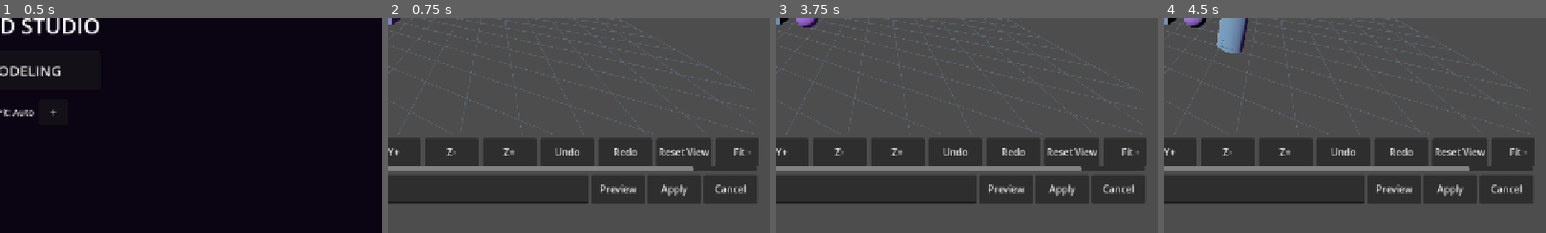
Above: before the commit, frames 1-4 (left to right).
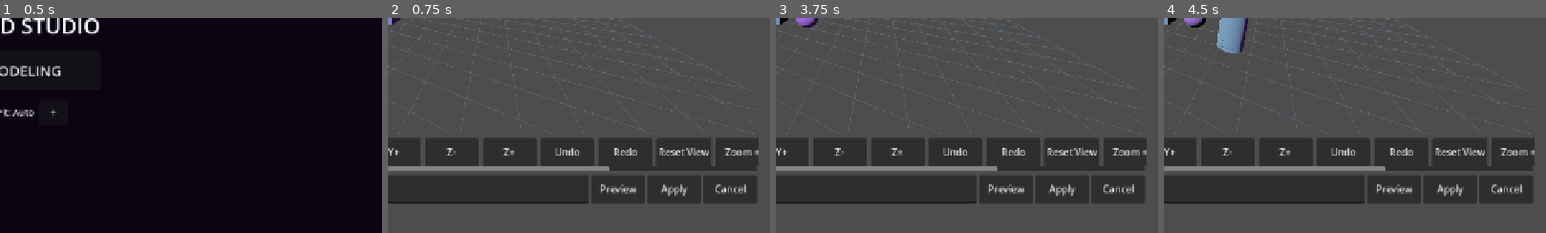
Above: after the commit, the same moments.

Repository: demetrecerrone-star/dabsky_3d
Game: Godot game, scene res://main.tscn
The game is run twice, just before and just after one commit, with the same random seed, the same clock (stepped at 60 frames per second) and the same inputs. Video files are missing from this copy of the repository; at most half a second of black plays in their place.
Inputs:
- Up to frame 1 (0.5 s): no input
- Up to frame 2 (0.75 s): click "START MODELING" at 0.5 s
- Up to frame 3 (3.75 s): click "Menu" at 1.25 s; click "START MODELING" at 2 s; click "+ Cube" at 2.75 s; click "+ Sphere" at 3.5 s
- Up to frame 4 (4.5 s): click "+ Cylinder" at 4.25 s
The pictures show only the part of the screen within x 50-100%, y 50-100%; the shares and areas given below are measured in that part.

Frame 1 is identical in both runs. In frame 2, 0.7% of the frame differs, in the area x 57-97%, y 60-72%; in frame 3, 0.7%; in frame 4, 0.7%.

Commit message:
Dabsky 3D v0.6.1: multi-touch pinch camera zoom, touch regression tests and Android emulator CI

Diff:
--- a/project.godot
+++ b/project.godot
@@ -2,7 +2,7 @@
 
 [application]
 config/name="Dabsky 3D Studio"
-config/version="0.6.0"
+config/version="0.6.1"
 run/main_scene="res://main.tscn"
 config/features=PackedStringArray("4.4", "GL Compatibility")
 
--- a/scripts/main.gd
+++ b/scripts/main.gd
@@ -68,6 +68,14 @@
 var menu_video: VideoStreamPlayer
 var dragging := false
 var last_touch := Vector2.ZERO
+var active_touches: Dictionary = {}
+var pinch_previous_distance := 0.0
+var pinch_active := false
+var pinch_tap_blocked := false
+const CAMERA_MIN_DISTANCE := 0.65
+const CAMERA_MAX_DISTANCE := 80.0
+const PINCH_MIN_SPACING := 12.0
+const PINCH_ZOOM_SPEED := 1.0
 
 func _ready() -> void:
 	get_viewport().gui_embed_subwindows = true
@@ -156,6 +164,8 @@
 	_add_button(editbar, "Undo", _undo)
 	_add_button(editbar, "Redo", _redo)
 	_add_button(editbar, "Reset View", _reset_view)
+	_add_button(editbar, "Zoom +", func(): _zoom_by_ratio(0.8))
+	_add_button(editbar, "Zoom -", func(): _zoom_by_ratio(1.25))
 	_add_button(editbar, "Fit -", func(): _adjust_screen_fit(-SCREEN_FIT_STEP))
 	_add_button(editbar, "Fit +", func(): _adjust_screen_fit(SCREEN_FIT_STEP))
 	var meshbar := HBoxContainer.new()
@@ -182,7 +192,7 @@
 	_add_button(command_row, "Apply", _apply)
 	_add_button(command_row, "Cancel", _cancel)
 	status = Label.new()
-	status.text = "Tap an object to select. Drag to orbit. Choose Move / Rotate / Scale and tap an axis."
+	status.text = "Tap to select • one finger to orbit • pinch with two fingers to zoom • Zoom +/- also available."
 	status.add_theme_font_size_override("font_size", 16)
 	status.autowrap_mode = TextServer.AUTOWRAP_WORD_SMART
 	status.max_lines_visible = 2
@@ -1043,55 +1053,138 @@
 	camera.look_at(Vector3.ZERO)
 
 func _reset_view() -> void:
+	_clear_touch_gesture()
 	orbit_yaw = 0.55
 	orbit_pitch = 0.35
 	orbit_distance = 8.0
 	_update_camera()
 
+func _zoom_by_ratio(ratio: float) -> void:
+	# Camera moves toward its orbit target; model transforms remain untouched.
+	if not is_finite(ratio) or ratio <= 0.0:
+		return
+	orbit_distance = clampf(orbit_distance * ratio, CAMERA_MIN_DISTANCE, CAMERA_MAX_DISTANCE)
+	_update_camera()
+
+func _clear_touch_gesture() -> void:
+	active_touches.clear()
+	pinch_previous_distance = 0.0
+	pinch_active = false
+	pinch_tap_blocked = false
+	dragging = false
+
+func _pinch_distance() -> float:
+	if active_touches.size() < 2:
+		return 0.0
+	var pointers: Array = active_touches.keys()
+	return (active_touches[pointers[0]] as Vector2).distance_to(active_touches[pointers[1]] as Vector2)
+
+func _handle_touch_pressed(index: int, position: Vector2) -> void:
+	if not viewport_container.get_global_rect().has_point(position):
+		return
+	active_touches[index] = position
+	if active_touches.size() == 1 and not pinch_tap_blocked:
+		editing_tap = position
+		last_touch = position
+		pointer_moved = false
+		dragging = true
+	elif active_touches.size() >= 2:
+		# Both fingers inside the viewport. Suppress both orbit and tap selection
+		# until a subsequent entirely new single-finger gesture begins.
+		pinch_active = true
+		pinch_tap_blocked = true
+		pointer_moved = true
+		dragging = false
+		pinch_previous_distance = _pinch_distance()
+
+func _handle_touch_dragged(index: int, position: Vector2) -> void:
+	if not active_touches.has(index):
+		return
+	active_touches[index] = position
+	if active_touches.size() >= 2:
+		var spacing := _pinch_distance()
+		if not pinch_active:
+			pinch_active = true
+			pinch_previous_distance = spacing
+			pinch_tap_blocked = true
+			pointer_moved = true
+		elif spacing >= PINCH_MIN_SPACING and pinch_previous_distance >= PINCH_MIN_SPACING:
+			# Distance ratio is resolution-independent and independent of frame rate.
+			# When fingers spread, camera approaches the target.
+			_zoom_by_ratio(pow(pinch_previous_distance / spacing, PINCH_ZOOM_SPEED))
+		pinch_previous_distance = spacing
+		return
+	if not dragging:
+		# Allow the remaining finger to orbit after a pinch without selecting.
+		dragging = true
+		editing_tap = position
+		last_touch = position
+		pointer_moved = true
+	if position.distance_to(editing_tap) > 12.0:
+		pointer_moved = true
+	if pointer_moved:
+		var delta: Vector2 = position - last_touch
+		orbit_yaw -= delta.x * 0.008
+		orbit_pitch = clampf(orbit_pitch + delta.y * 0.008, -1.25, 1.25)
+		_update_camera()
+	last_touch = position
+
+func _handle_touch_released(index: int, position: Vector2) -> void:
+	if not active_touches.has(index):
+		return
+	var select_on_release := active_touches.size() == 1 and dragging and not pointer_moved and not pinch_tap_blocked
+	active_touches.erase(index)
+	if active_touches.size() == 1:
+		# Keep the remaining finger usable, but never pick on its eventual release.
+		var pointer: int = int(active_touches.keys()[0])
+		last_touch = active_touches[pointer]
+		editing_tap = last_touch
+		dragging = true
+		pointer_moved = true
+		pinch_active = false
+		pinch_previous_distance = 0.0
+	elif active_touches.is_empty():
+		_clear_touch_gesture()
+	if select_on_release:
+		_pick_object(position)
+
 func _input(event: InputEvent) -> void:
 	if workspace_layer == null or not workspace_layer.visible:
-		dragging = false
+		_clear_touch_gesture()
 		return
 	if event is InputEventScreenTouch:
 		if event.pressed:
-			dragging = viewport_container.get_global_rect().has_point(event.position)
-			editing_tap = event.position
-			pointer_moved = false
+			_handle_touch_pressed(event.index, event.position)
 		else:
-			if dragging and not pointer_moved:
-				_pick_object(event.position)
-			dragging = false
-		last_touch = event.position
-	elif event is InputEventScreenDrag and dragging:
+			_handle_touch_released(event.index, event.position)
+	elif event is InputEventScreenDrag:
+		_handle_touch_dragged(event.index, event.position)
+	elif event is InputEventMouseButton:
+		# Ignore mouse events synthesized by ongoing touchscreen gestures.
+		if not active_touches.is_empty():
+			return
+		if event.button_index == MOUSE_BUTTON_LEFT:
+			if event.pressed:
+				dragging = viewport_container.get_global_rect().has_point(event.position)
+				editing_tap = event.position
+				last_touch = event.position
+				pointer_moved = false
+			else:
+				if dragging and not pointer_moved:
+					_pick_object(event.position)
+				dragging = false
+		elif event.pressed and event.button_index == MOUSE_BUTTON_WHEEL_UP:
+			_zoom_by_ratio(0.85)
+		elif event.pressed and event.button_index == MOUSE_BUTTON_WHEEL_DOWN:
+			_zoom_by_ratio(1.18)
+	elif event is InputEventMouseMotion and dragging and active_touches.is_empty():
 		if event.position.distance_to(editing_tap) > 12.0:
 			pointer_moved = true
 		if pointer_moved:
 			orbit_yaw -= event.relative.x * 0.008
 			orbit_pitch = clampf(orbit_pitch + event.relative.y * 0.008, -1.25, 1.25)
 			_update_camera()
-	elif event is InputEventMouseButton:
-		if event.button_index == MOUSE_BUTTON_LEFT:
-			if event.pressed:
-				dragging = viewport_container.get_global_rect().has_point(event.position)
-				editing_tap = event.position
-				pointer_moved = false
-			else:
-				if dragging and not pointer_moved:
-					_pick_object(event.position)
-				dragging = false
-		elif event.pressed and event.button_index == MOUSE_BUTTON_WHEEL_UP:
-			orbit_distance = maxf(2.0, orbit_distance - 0.7)
-			_update_camera()
-		elif event.pressed and event.button_index == MOUSE_BUTTON_WHEEL_DOWN:
-			orbit_distance = minf(25.0, orbit_distance + 0.7)
-			_update_camera()
-	elif event is InputEventMouseMotion and dragging:
-		if event.position.distance_to(editing_tap) > 12.0:
-			pointer_moved = true
-		if pointer_moved:
-			orbit_yaw -= event.relative.x * 0.008
-			orbit_pitch = clampf(orbit_pitch + event.relative.y * 0.008, -1.25, 1.25)
-			_update_camera()
+
 
 func _pick_object(screen_position: Vector2) -> void:
 	if mesh_mode != "Object":
@@ -1422,6 +1515,7 @@
 	menu_box.add_theme_constant_override("separation", clampi(int(available.y * 0.025), 4, 16))
 
 func _leave_workspace() -> void:
+	_clear_touch_gesture()
 	_cancel()
 	workspace_layer.visible = false
 	menu_layer.visible = true
--- /dev/null
+++ b/tests/v061_touch_camera.gd
@@ -0,0 +1,105 @@
+extends SceneTree
+
+func _initialize() -> void:
+	call_deferred("_verify")
+
+func touch(index: int, where: Vector2, down: bool) -> InputEventScreenTouch:
+	var e := InputEventScreenTouch.new()
+	e.index = index
+	e.position = where
+	e.pressed = down
+	return e
+
+func drag(index: int, where: Vector2) -> InputEventScreenDrag:
+	var e := InputEventScreenDrag.new()
+	e.index = index
+	e.position = where
+	return e
+
+func _verify() -> void:
+	var editor: Control = load("res://main.tscn").instantiate()
+	root.add_child(editor)
+	await process_frame
+	editor.call("_enter_workspace")
+	await process_frame
+	var container: Control = editor.get("viewport_container")
+	var rect := container.get_global_rect()
+	if rect.size.x < 150 or rect.size.y < 100:
+		_fail("3D viewport did not lay out for headless gesture test")
+		return
+
+	editor.call("_reset_view")
+	var initial_distance: float = editor.get("orbit_distance")
+	var initial_yaw: float = editor.get("orbit_yaw")
+	var initial_pitch: float = editor.get("orbit_pitch")
+	var p1 := rect.position + Vector2(rect.size.x * 0.40, rect.size.y * 0.48)
+	var p2 := rect.position + Vector2(rect.size.x * 0.60, rect.size.y * 0.48)
+	editor.call("_input", touch(0, p1, true))
+	editor.call("_input", touch(1, p2, true))
+	var p2_out := rect.position + Vector2(rect.size.x * 0.73, rect.size.y * 0.48)
+	editor.call("_input", drag(1, p2_out))
+	var closer: float = editor.get("orbit_distance")
+	if not (closer < initial_distance):
+		_fail("Pinch-out must zoom in: %s -> %s" % [initial_distance, closer])
+		return
+	if not is_equal_approx(float(editor.get("orbit_yaw")), initial_y) or not is_equal_approx(float(editor.get("orbit_pitch")), initial_pitch):
+		_fail("Two finger zoom must not orbit camera")
+		return
+	var p2_in := rect.position + Vector2(rect.size.x * 0.46, rect.size.y * 0.48)
+	editor.call("_input", drag(1, p2_in))
+	if float(editor.get("orbit_distance")) <= closer:
+		_fail("Pinch-in must zoom out")
+		return
+
+	# Releasing a finger after a pinch should NOT select objects.
+	editor.call("_select_object", null)
+	editor.call("_input", touch(1, p2_in, false))
+	editor.call("_input", touch(0, p1, false))
+	if editor.get("selected") != null:
+		_fail("Pinch release accidentally selected an object")
+		return
+	var active: Dictionary = editor.get("active_touches")
+	if not active.is_empty():
+		_fail("Touch pointer tracking was not cleared")
+		return
+
+	# A new single-finger drag should orbit without changing zoom.
+	editor.call("_input", touch(0, p1, true))
+	var p1_move := p1 + Vector2(52, 22)
+	editor.call("_input", drag(0, p1_move))
+	editor.call("_input", touch(0, p1_move, false))
+	if is_equal_approx(float(editor.get("orbit_yaw")), initial_yaw):
+		_fail("Single finger dragging stopped orbiting")
+		return
+
+	# Zoom buttons and scroll input clamp the distance and preserve transforms.
+	editor.call("_reset_view")
+	for i in range(200):
+		editor.call("_zoom_by_ratio", 0.5)
+	if not is_equal_approx(float(editor.get("orbit_distance")), 0.65):
+		_fail("Zoom in cap does not work")
+		return
+	for i in range(200):
+		editor.call("_zoom_by_ratio", 2.0)
+	if not is_equal_approx(float(editor.get("orbit_distance")), 80.0):
+		_fail("Zoom out cap does not work")
+		return
+	var zoom_before: float = editor.get("orbit_distance")
+	editor.call("_zoom_by_ratio", -3.0)
+	if not is_equal_approx(float(editor.get("orbit_distance")), zoom_before):
+		_fail("Invalid zoom ratio must be ignored")
+		return
+	editor.call("_reset_view")
+	if not is_equal_approx(float(editor.get("orbit_distance")), initial_distance):
+		_fail("Reset View no longer resets camera zoom")
+		return
+	var selected: MeshInstance3D = editor.get("selected")
+	if selected != null and selected.position != Vector3.ZERO:
+		_fail("Pinch zoom modified the mesh position")
+		return
+	print("DABSKY TOUCH PINCH / ORBIT / ZOOM LIMITS / TAP SUPPRESSION PASSED")
+	quit(0)
+
+func _fail(message: String) -> void:
+	push_error("DABSKY TOUCH CAMERA TEST FAILED: " + message)
+	quit(1)
Not shown, changed: export_presets.cfg
Not shown, changed: .github/workflows/android.yml
